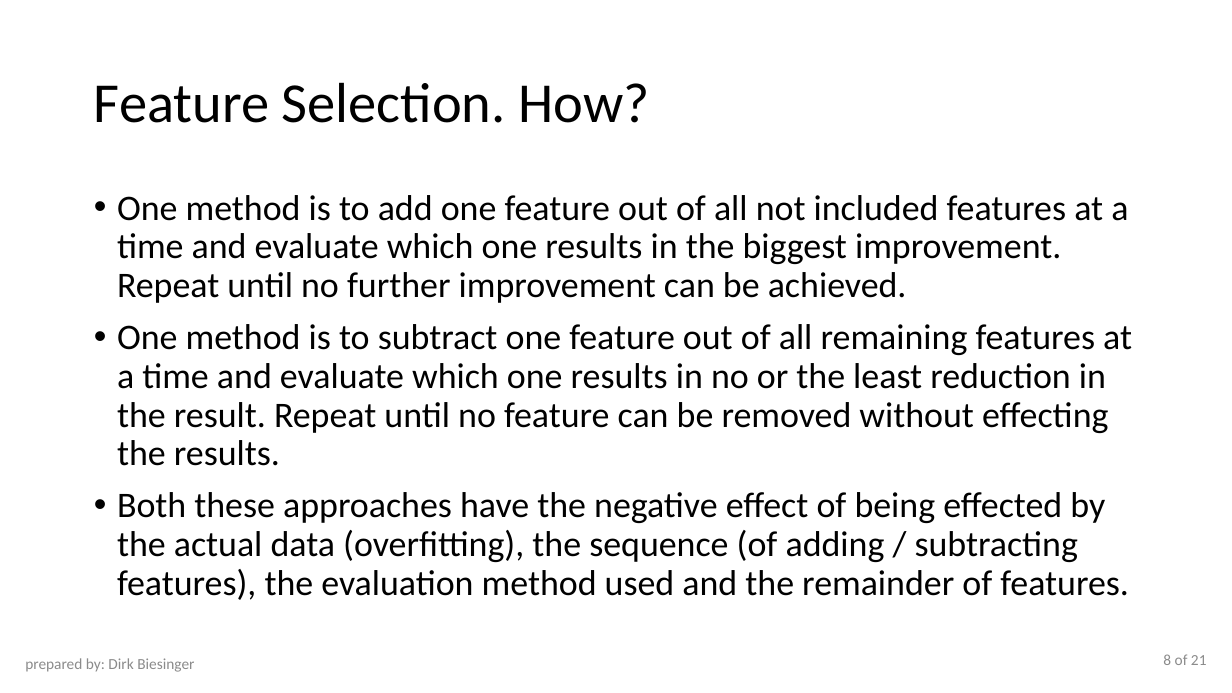
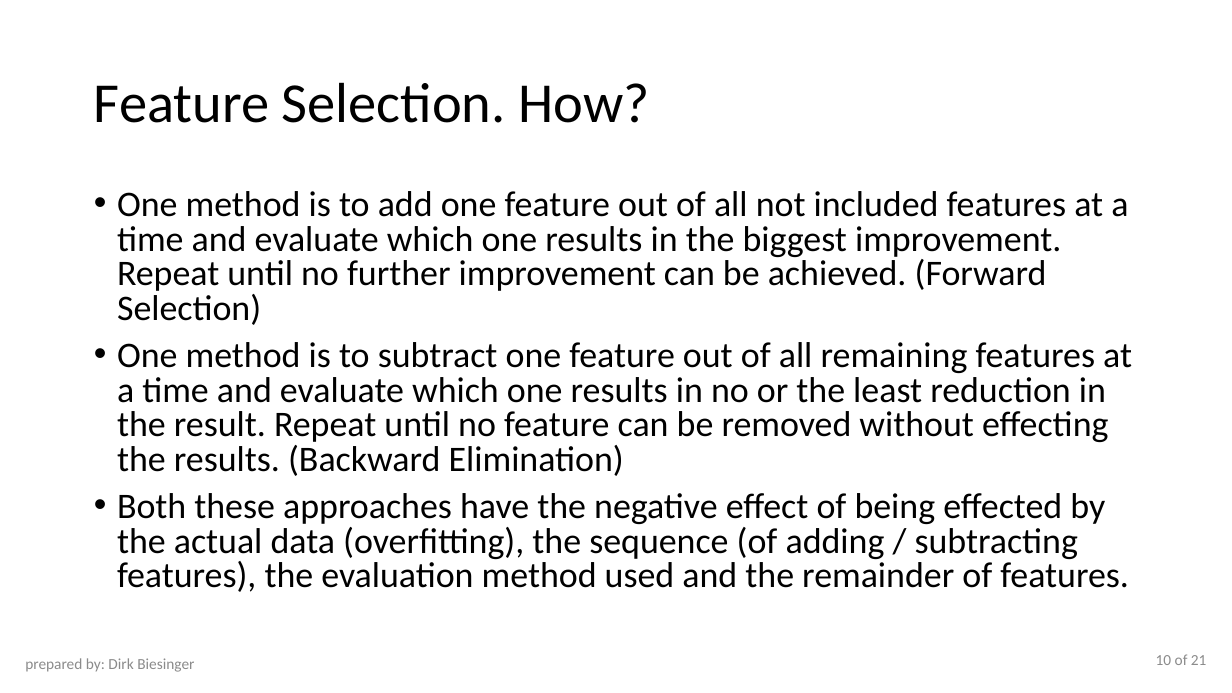
Before and after one commit to Saravji/Art-Of-Feature-Selection-and-Engineering, a slide deck: slide 10 of Art Feature Selection and Engineering.pptx (slide 8 before the commit). Drawn at 1232x693 pixels with LibreOffice and Linux fonts; fonts in the diff are those of the drawing. Boxes give left, top, right and bottom in pixels: in the first picture for what was removed or moved away, otherwise in the second. Text is boxed around its words. In the diff, an @@ line names an element or a change of style, - is before the commit and + after.

Commit message:
Updated pptx presentation and added pdf version of presentation

```diff
--- a/Art Feature Selection and Engineering.pptx
+++ b/Art Feature Selection and Engineering.pptx
@@ text at (117, 191, 1132, 476): text changed @@
-• One method is to add one feature out of all not included features at a time and evaluate which one results in the biggest improvement. Repeat until no further improvement can be achieved.
-• One method is to subtract one feature out of all remaining features at a time and evaluate which one results in no or the least reduction in the result. Repeat until no feature can be removed without effecting the results.
+• One method is to add one feature out of all not included features at a time and evaluate which one results in the biggest improvement. Repeat until no further improvement can be achieved. (Forward Selection)
+• One method is to subtract one feature out of all remaining features at a time and evaluate which one results in no or the least reduction in the result. Repeat until no feature can be removed without effecting the results. (Backward Elimination)
@@ text at (117, 493, 1129, 592): line spacing 0.9 to 0.8 @@
@@ page number at (1156, 654, 1207, 665): text changed @@
-8 of 21
+10 of 21
```
Also in this commit, not shown: 4 other slides changed, 2 slides added, 1 other file.
